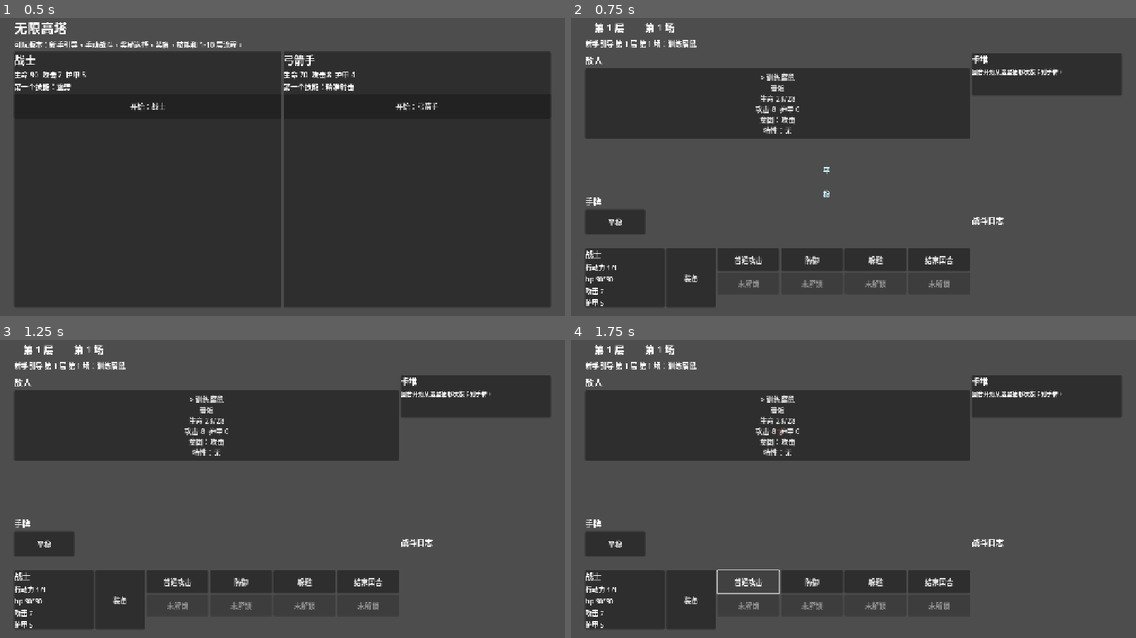
Above: before the commit, frames 1-4 (two rows, left to right).
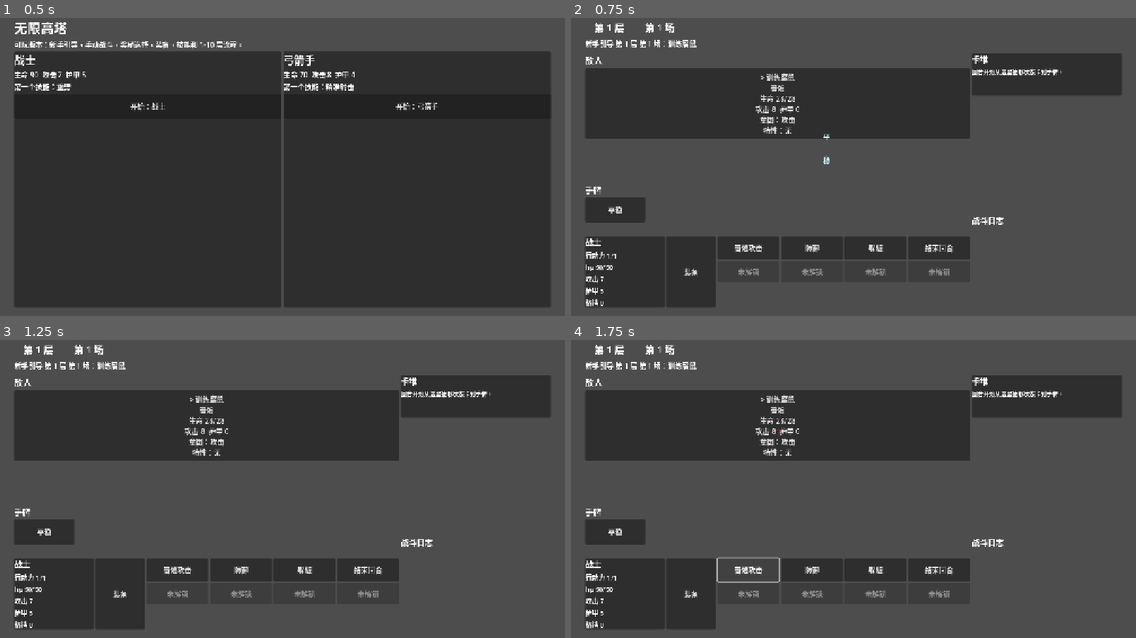
Above: after the commit, the same moments.

Repository: vacryleaf/super_tower
Game: Godot game, scene res://scenes/main.tscn
The game is run twice, just before and just after one commit, with the same random seed, the same clock (stepped at 60 frames per second) and the same inputs.
Inputs:
- Up to frame 1 (0.5 s): no input
- Up to frame 2 (0.75 s): click "开始：战士" at 0.5 s
- Up to frame 3 (1.25 s): no input
- Up to frame 4 (1.75 s): click "普通攻击" at 1.25 s

Frame 1 is identical in both runs. In frame 2, 4.7% of the frame differs, in the area x 2-71%, y 38-97%; in frame 3, 4.7%; in frame 4, 4.5%.

Commit message:
Split armor and block combat defense

Diff:
--- a/GameProject/scripts/core/combat_engine.gd
+++ b/GameProject/scripts/core/combat_engine.gd
@@ -10,22 +10,21 @@
 	var enemies := _build_enemies(encounter, tower_floor)
 	var log: Array[String] = []
 	var rounds := 0
-	var player_armor := 0
+	var player_block := 0
 	var used_first_skill := false
 	var first_strike_done := false
 
 	if _has_first_strike(enemies):
 		first_strike_done = true
-		_apply_enemy_attack(player, enemies[0], 0, log)
+		player_block = _apply_enemy_attack(player, enemies[0], player_block, log)
 
 	while player["hp"] > 0 and _alive_count(enemies) > 0 and rounds < MAX_ROUNDS:
 		rounds += 1
-		player_armor = 0
 		var action_points: int = mini(rounds, 3)
 		var incoming := _incoming_damage(enemies, rounds)
 
 		if incoming >= int(player["defense"]) and action_points > 0:
-			player_armor += int(player["defense"]) + _state_bonus(player, "defense")
+			player_block += int(player["defense"]) + _state_bonus(player, "defense")
 			action_points -= 1
 			log.append("round_%d:defend" % rounds)
 
@@ -52,7 +51,7 @@
 					enemy["armor"] += int(enemy["defense"])
 				continue
 			var damage := _enemy_round_damage(enemy, rounds)
-			player_armor = _apply_damage_to_player(player, player_armor, damage)
+			player_block = _apply_damage_to_player(player, player_block, damage)
 			attackers += 1
 
 		_apply_end_round_traits(player, enemies, rounds)
@@ -162,20 +161,29 @@
 	log.append("%s:%s:%d" % [source, target["name"], amount])
 
 
-func _apply_damage_to_player(player: Dictionary, armor: int, damage: int) -> int:
-	if armor > 0:
-		var absorbed: int = mini(armor, damage)
-		armor -= absorbed
+func _apply_damage_to_player(player: Dictionary, block: int, damage: int) -> int:
+	damage = _damage_after_armor(player, damage)
+	if block > 0:
+		var absorbed: int = mini(block, damage)
+		block -= absorbed
 		damage -= absorbed
 	if damage > 0:
 		player["hp"] = maxi(0, int(player["hp"]) - damage)
-	return armor
-
-
-func _apply_enemy_attack(player: Dictionary, enemy: Dictionary, armor: int, log: Array[String]) -> void:
+	return block
+
+
+func _damage_after_armor(player: Dictionary, raw_damage: int) -> int:
+	if raw_damage <= 0:
+		return 0
+	var armor := maxi(0, int(player["defense"]))
+	return maxi(1, int(ceil(float(raw_damage) * 30.0 / float(30 + armor))))
+
+
+func _apply_enemy_attack(player: Dictionary, enemy: Dictionary, block: int, log: Array[String]) -> int:
 	var damage := int(round(float(enemy["attack"]) * 0.75))
-	_apply_damage_to_player(player, armor, damage)
+	block = _apply_damage_to_player(player, block, damage)
 	log.append("first_strike:%s:%d" % [enemy["name"], damage])
+	return block
 
 
 func _enemy_round_damage(enemy: Dictionary, round_index: int) -> int:
--- a/GameProject/scripts/core/data_catalog.gd
+++ b/GameProject/scripts/core/data_catalog.gd
@@ -83,13 +83,13 @@
 	{"id": "tutorial_01", "type": "normal", "name": "训练腐鼠", "units": [{"name": "训练腐鼠", "rank": "normal", "hp": 28, "attack": 8, "defense": 0, "traits": []}]},
 	{"id": "tutorial_02", "type": "normal", "name": "迟缓守卫", "units": [{"name": "迟缓守卫", "rank": "normal", "hp": 44, "attack": 15, "defense": 2, "traits": []}]},
 	{"id": "tutorial_03", "type": "normal", "name": "投石哥布林", "units": [{"name": "投石哥布林", "rank": "normal", "hp": 48, "attack": 13, "defense": 1, "traits": []}]},
-	{"id": "tutorial_04", "type": "elite", "name": "盾卫学徒", "units": [{"name": "盾卫学徒", "rank": "elite", "hp": 26, "attack": 5, "defense": 3, "traits": ["guard"]}]},
-	{"id": "tutorial_05", "type": "normal", "name": "哥布林二人队", "units": [{"name": "哥布林矛手", "rank": "normal", "hp": 12, "attack": 3, "defense": 0, "traits": []}, {"name": "哥布林投石手", "rank": "normal", "hp": 12, "attack": 3, "defense": 0, "traits": []}]},
-	{"id": "tutorial_06", "type": "normal", "name": "毒尾幼鼠", "units": [{"name": "毒尾幼鼠", "rank": "normal", "hp": 20, "attack": 4, "defense": 1, "traits": ["corrode"]}]},
-	{"id": "tutorial_07", "type": "normal", "name": "影贼学徒", "units": [{"name": "影贼学徒", "rank": "normal", "hp": 18, "attack": 4, "defense": 1, "traits": ["first_strike"]}]},
-	{"id": "tutorial_08", "type": "elite", "name": "铁甲训练官", "units": [{"name": "铁甲训练官", "rank": "elite", "hp": 34, "attack": 6, "defense": 4, "traits": ["thick_skin"]}]},
-	{"id": "tutorial_09", "type": "normal", "name": "术士残影", "units": [{"name": "术士残影", "rank": "normal", "hp": 20, "attack": 4, "defense": 2, "traits": ["summon"]}, {"name": "残影仆从", "rank": "normal", "hp": 10, "attack": 2, "defense": 0, "traits": ["support"]}]},
-	{"id": "tutorial_10", "type": "boss", "name": "试炼守门人", "units": [{"name": "试炼守门人", "rank": "boss", "hp": 58, "attack": 7, "defense": 4, "traits": ["phase"]}]}
+	{"id": "tutorial_04", "type": "elite", "name": "盾卫学徒", "units": [{"name": "盾卫学徒", "rank": "elite", "hp": 42, "attack": 14, "defense": 4, "traits": ["guard"]}]},
+	{"id": "tutorial_05", "type": "normal", "name": "哥布林二人队", "units": [{"name": "哥布林矛手", "rank": "normal", "hp": 22, "attack": 10, "defense": 0, "traits": []}, {"name": "哥布林投石手", "rank": "normal", "hp": 22, "attack": 10, "defense": 0, "traits": []}]},
+	{"id": "tutorial_06", "type": "normal", "name": "毒尾幼鼠", "units": [{"name": "毒尾幼鼠", "rank": "normal", "hp": 42, "attack": 16, "defense": 2, "traits": ["corrode"]}]},
+	{"id": "tutorial_07", "type": "normal", "name": "影贼学徒", "units": [{"name": "影贼学徒", "rank": "normal", "hp": 40, "attack": 15, "defense": 2, "traits": ["first_strike"]}]},
+	{"id": "tutorial_08", "type": "elite", "name": "铁甲训练官", "units": [{"name": "铁甲训练官", "rank": "elite", "hp": 62, "attack": 18, "defense": 5, "traits": ["thick_skin"]}]},
+	{"id": "tutorial_09", "type": "normal", "name": "术士残影", "units": [{"name": "术士残影", "rank": "normal", "hp": 42, "attack": 15, "defense": 3, "traits": ["summon"]}, {"name": "残影仆从", "rank": "normal", "hp": 22, "attack": 10, "defense": 0, "traits": ["support"]}]},
+	{"id": "tutorial_10", "type": "boss", "name": "试炼守门人", "units": [{"name": "试炼守门人", "rank": "boss", "hp": 95, "attack": 22, "defense": 6, "traits": ["phase"]}]}
 ]
 
 const NORMAL_UNITS := [
--- a/GameProject/scripts/core/play_session.gd
+++ b/GameProject/scripts/core/play_session.gd
@@ -18,7 +18,7 @@
 var current_encounter: Dictionary = {}
 var action_points := 1
 var max_action_points := 1
-var player_armor := 0
+var player_block := 0
 var dodge_layers := 0
 var round_index := 0
 var pending_state_card := ""
@@ -52,7 +52,7 @@
 	enemies = _build_enemies(current_encounter)
 	action_points = 1
 	max_action_points = 1
-	player_armor = 0
+	player_block = 0
 	dodge_layers = 0
 	round_index = 0
 	pending_state_card = ""
@@ -96,7 +96,6 @@
 	round_index += 1
 	max_action_points = mini(round_index, 3)
 	action_points = max_action_points
-	player_armor = 0
 	used_state_cards_this_turn = 0
 	_draw_state_cards(1)
 
@@ -138,7 +137,7 @@
 	var damage := _modified_value(int(player["attack"]), "attack")
 	_apply_damage_to_enemy(target, damage)
 	if pending_state_card == "fallback":
-		player_armor += maxi(1, int(round(float(player["defense"]) * 0.5)))
+		player_block += maxi(1, int(round(float(player["defense"]) * 0.5)))
 	action_points -= 1
 	_consume_pending_state()
 	_after_player_action()
@@ -149,9 +148,9 @@
 	if not _can_act(1):
 		return
 	var gained := _modified_value(int(player["defense"]), "defense")
-	player_armor += gained
+	player_block += gained
 	action_points -= 1
-	battle_log.append("防御：获得 %d 点护甲。" % gained)
+	battle_log.append("防御：获得 %d 点格挡值。" % gained)
 	last_events.append({"kind": "defense", "target": "player", "amount": gained})
 	_consume_pending_state()
 	_after_player_action()
@@ -193,12 +192,12 @@
 		_apply_damage_to_enemy(target, damage)
 	elif skill_type == "defense" or skill_type == "stance":
 		var gained := _modified_value(int(skill.get("power", 0)) + int(player["defense"]), "defense")
-		player_armor += gained
-		battle_log.append("%s：获得 %d 点护甲。" % [skill["name"], gained])
+		player_block += gained
+		battle_log.append("%s：获得 %d 点格挡值。" % [skill["name"], gained])
 		last_events.append({"kind": "defense", "target": "player", "amount": gained})
 	elif skill_type == "dodge":
 		dodge_layers += 1
-		player_armor += int(skill.get("power", 0))
+		player_block += int(skill.get("power", 0))
 		battle_log.append("%s：获得躲避。" % skill["name"])
 		last_events.append({"kind": "dodge", "target": "player", "amount": 1})
 	elif skill_type == "heal":
@@ -281,14 +280,24 @@
 		battle_log.append("躲避了 %s 的攻击。" % enemy["name"])
 		last_events.append({"kind": "dodge_enemy_attack", "target": "player", "source": enemy["name"], "amount": 0})
 		return
-	if player_armor > 0:
-		var absorbed: int = mini(player_armor, damage)
-		player_armor -= absorbed
+	var raw_damage := damage
+	damage = _damage_after_armor(raw_damage)
+	var armor_reduced: int = maxi(0, raw_damage - damage)
+	if player_block > 0:
+		var absorbed: int = mini(player_block, damage)
+		player_block -= absorbed
 		damage -= absorbed
 	if damage > 0:
 		player["hp"] = maxi(0, int(player["hp"]) - damage)
-	battle_log.append("%s 造成 %d 点伤害。" % [enemy["name"], damage])
+	battle_log.append("%s 攻击：护甲减免 %d，造成 %d 点伤害。" % [enemy["name"], armor_reduced, damage])
 	last_events.append({"kind": "damage", "target": "player", "source": enemy["name"], "amount": damage})
+
+
+func _damage_after_armor(raw_damage: int) -> int:
+	if raw_damage <= 0:
+		return 0
+	var armor := maxi(0, int(player["defense"]))
+	return maxi(1, int(ceil(float(raw_damage) * 30.0 / float(30 + armor))))
 
 
 func _apply_damage_to_enemy(target_index: int, damage: int) -> void:
--- a/GameProject/scripts/main.gd
+++ b/GameProject/scripts/main.gd
@@ -211,7 +211,7 @@
 
 func _render_player_status(parent: Control) -> void:
 	var panel := PanelContainer.new()
-	panel.custom_minimum_size = Vector2(180, 132)
+	panel.custom_minimum_size = Vector2(180, 154)
 	panel.size_flags_vertical = Control.SIZE_SHRINK_END
 	var box := VBoxContainer.new()
 	panel.add_child(box)
@@ -220,6 +220,7 @@
 	player_status_labels["hp"] = _label("hp %d/%d" % [int(session.player["hp"]), int(session.player["max_hp"])], 15)
 	player_status_labels["attack"] = _label("攻击 %d" % int(session.player["attack"]), 15)
 	player_status_labels["armor"] = _label("护甲 %d" % int(session.player["defense"]), 15)
+	player_status_labels["block"] = _label("格挡 %d" % session.player_block, 15)
 	for label in player_status_labels.values():
 		box.add_child(label)
 	player_status_node = panel
@@ -533,6 +534,8 @@
 		player_status_labels["attack"].text = "攻击 %d" % int(session.player["attack"])
 	if player_status_labels.has("armor"):
 		player_status_labels["armor"].text = "护甲 %d" % int(session.player["defense"])
+	if player_status_labels.has("block"):
+		player_status_labels["block"].text = "格挡 %d" % session.player_block
 	if pending_state_label_node != null and is_instance_valid(pending_state_label_node):
 		pending_state_label_node.text = _pending_state_text()
 	_refresh_hand_row()
--- a/GameProject/scripts/tests/playable_manual_test.gd
+++ b/GameProject/scripts/tests/playable_manual_test.gd
@@ -48,7 +48,7 @@
 	if String(session.player["class_id"]) == "archer" and _incoming_damage(session) >= int(session.player["defense"]) and session.action_points >= 1 and session.dodge_layers <= 0:
 		session.player_dodge()
 		return
-	if _incoming_damage(session) >= int(session.player["defense"]) and session.action_points >= 1 and session.player_armor < int(session.player["defense"]):
+	if _incoming_damage(session) >= int(session.player["defense"]) and session.action_points >= 1 and session.player_block < int(session.player["defense"]):
 		session.player_defend()
 		return
 	if session.player["equipped_skills"].size() > 0 and session.action_points >= 1:
Not shown, changed: docs/game_manual/02_classes.md
Not shown, changed: docs/game_manual/07_combat.md
